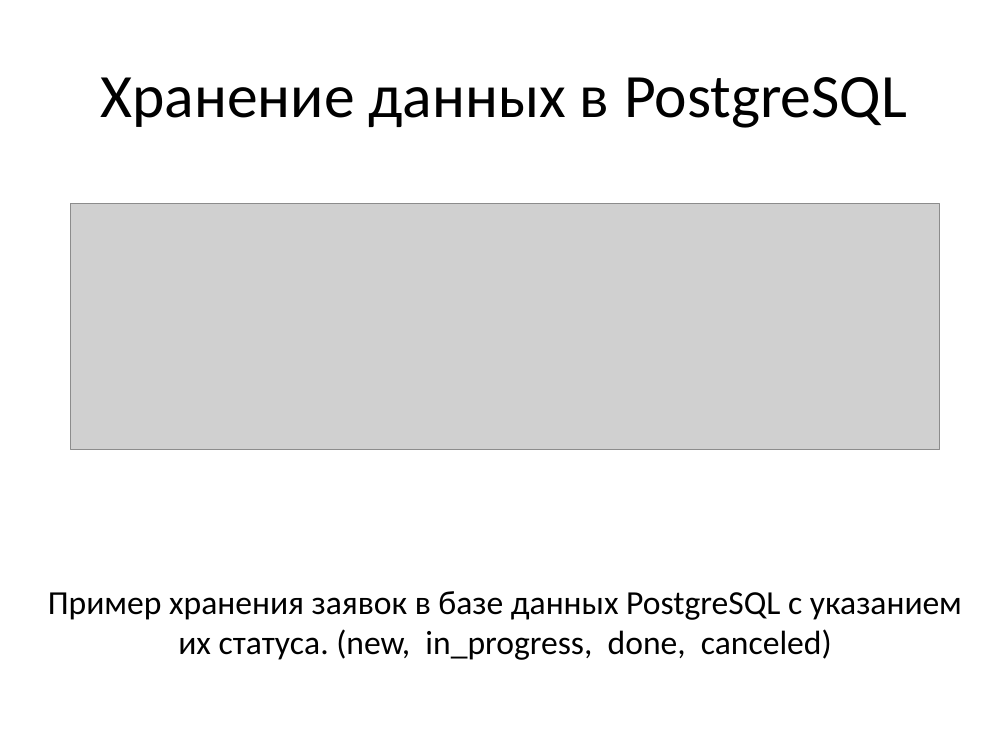
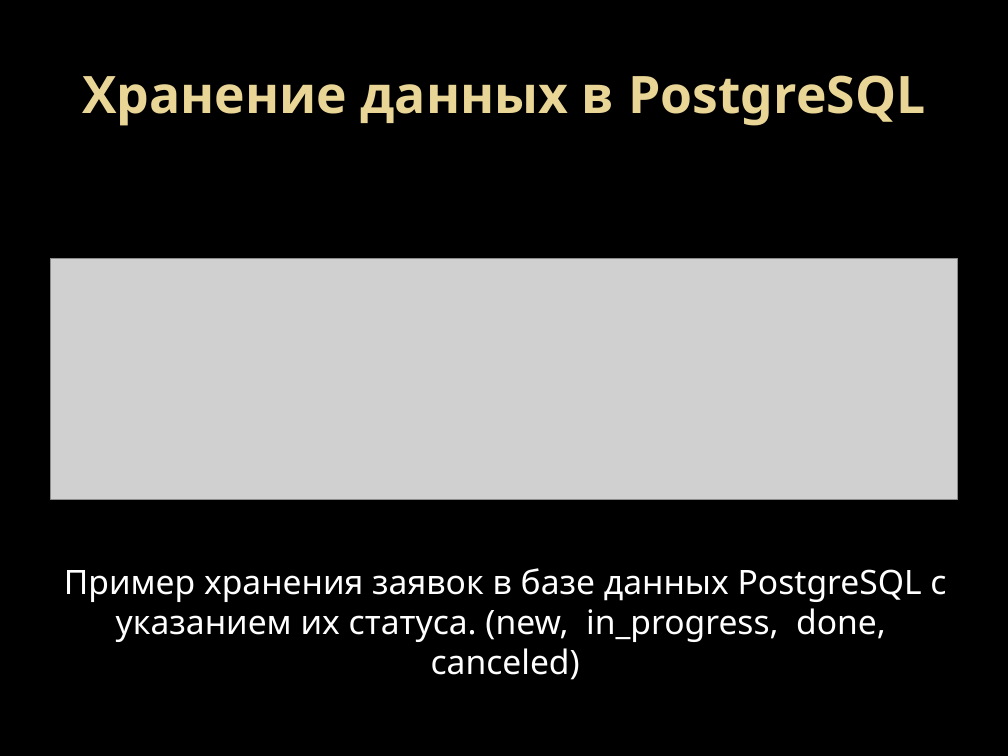
Before and after one commit to Ivan9005/autoexpert-bot, a slide deck: slide 13 of presentation/Система автоматизации оформления договоров автоэксперта на базе Telegram-бота.pptx. Drawn at 1008x756 pixels with LibreOffice and Linux fonts; fonts in the diff are those of the drawing; grey boxes stand for pictures; background and template pictures are left out. Boxes give left, top, right and bottom in pixels: in the first picture for what was removed or moved away, otherwise in the second. Text is boxed around its words. In the diff, an @@ line names an element or a change of style, - is before the commit and + after.

```diff
--- a/presentation/Система автоматизации оформления договоров автоэксперта на базе Telegram-бота.pptx
+++ b/presentation/Система автоматизации оформления договоров автоэксперта на базе Telegram-бота.pptx
@@ background #FFFFFF to picture (left out) @@
@@ title "Хранение данных в PostgreSQL" at (x1=82, y1=75, x2=925, y2=126): size 44 to 36.9 pt, font Calibri to Noto Sans, text colour #000000 to gradient #EAD696 to #E7D081, bold on @@
@@ picture resized from (x1=71, y1=204, x2=939, y2=450) to (x1=50, y1=259, x2=958, y2=500) @@
@@ text "Пример хранения заявок в базе ..." at (x1=64, y1=568, x2=946, y2=680): font Calibri to Noto Sans, text colour #000000 to #FFFFFF @@
```
Also in this commit, not shown: 15 other slides changed.
